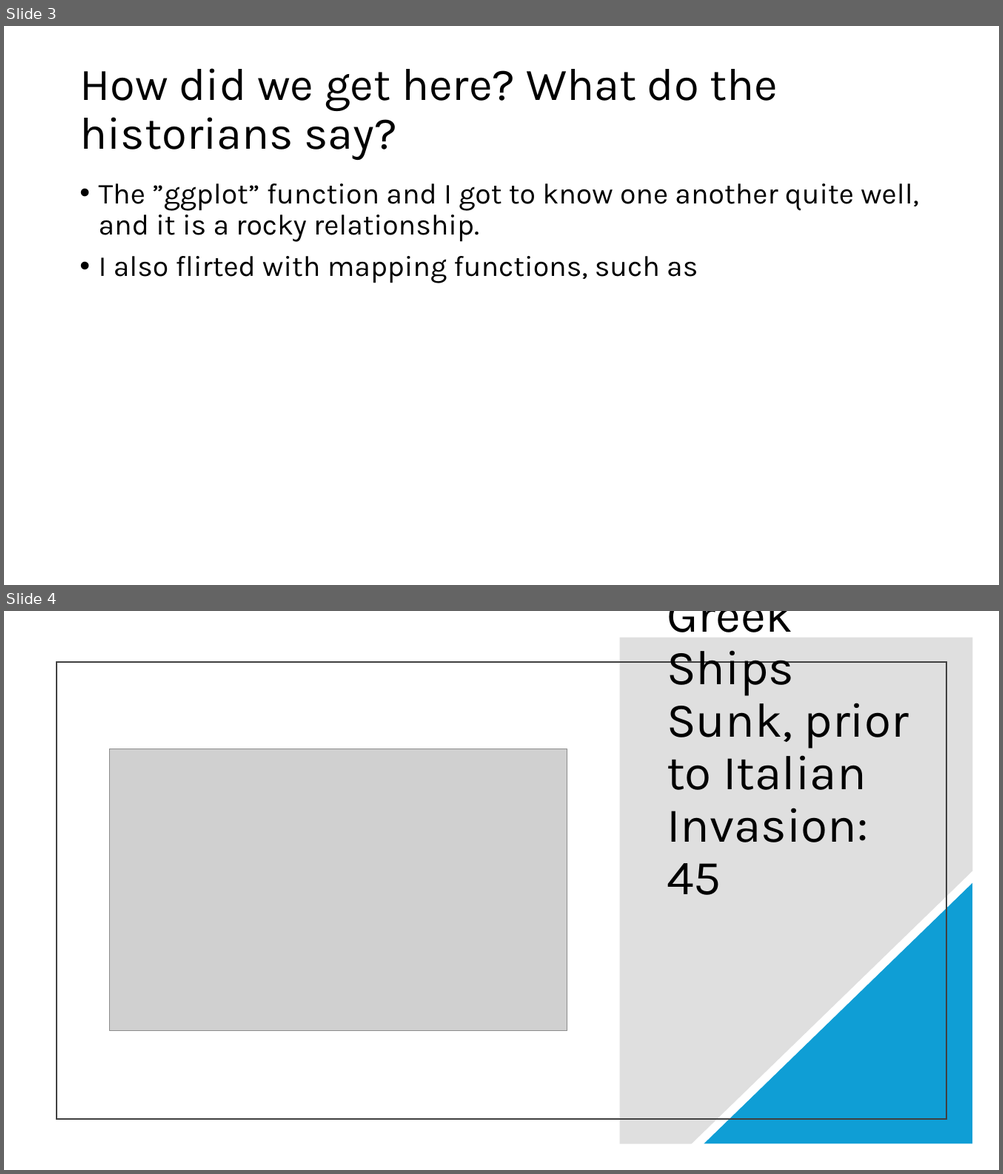
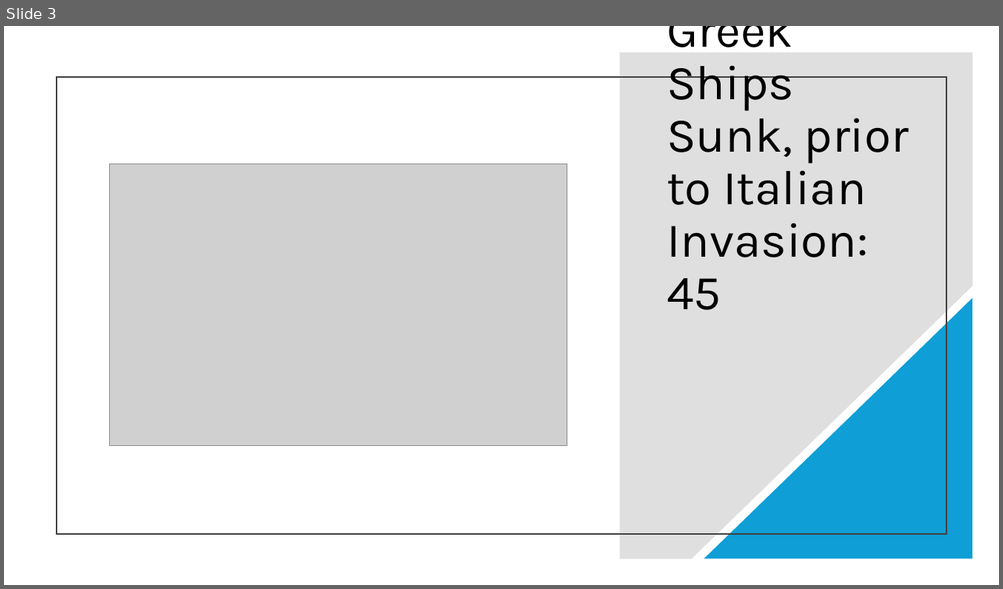
Before and after one commit to Balkanizater/Greek_Ships, a slide deck: 8520 Final Presentation.pptx. Shown one above the other, each under a label of ours: slides 3 and 4 before the commit, slide 3 after it. The pictures are 1003x1174 and 1003x589 pixels, drawn with LibreOffice and Linux fonts; fonts in the diff are those of the drawing; grey boxes stand for pictures. Boxes give left, top, right and bottom in pixels: in the first picture for what was removed or moved away, otherwise in the second. Text is boxed around its words. In the diff, an @@ line names an element or a change of style, - is before the commit and + after.

```diff
--- a/8520 Final Presentation.pptx
+++ b/8520 Final Presentation.pptx
@@ slide 3 removed at (4,26,999,585), background #FFFFFF @@
@@ title removed at (79,68,778,160) @@
-How did we get here? What do the historians say?
@@ text removed at (99,184,919,284) @@
-• The ”ggplot” function and I got to know one another quite well, and it is a rocky relationship.
-• I also flirted with mapping functions, such as
@@ what was slide 4 is now slide 3 @@
```
Also in this commit, not shown: 3 slides changed, 1 other file.
